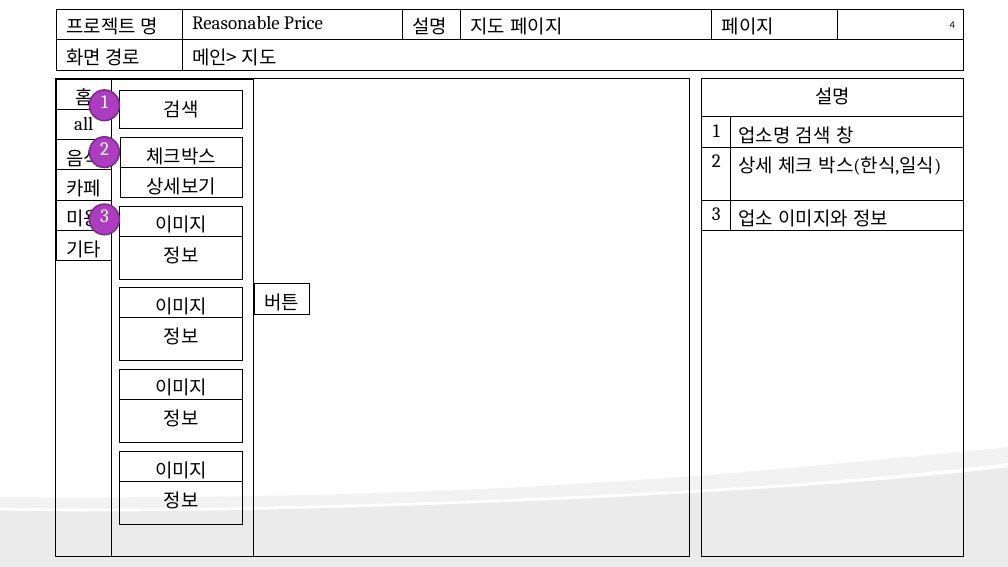
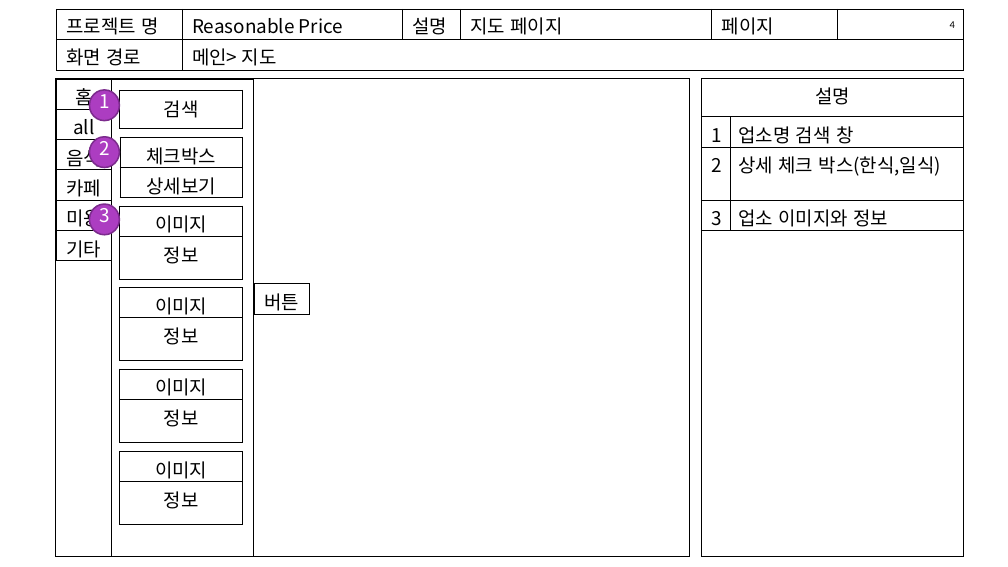
Before and after one commit to kjayvam/HTML, a slide deck: slide 6 of project/ppt/김영민_화면설계.pptx. Drawn at 1008x567 pixels with LibreOffice and Linux fonts; fonts in the diff are those of the drawing. Boxes give left, top, right and bottom in pixels: in the first picture for what was removed or moved away, otherwise in the second. Text is boxed around its words. In the diff, an @@ line names an element or a change of style, - is before the commit and + after.

```diff
--- a/project/ppt/김영민_화면설계.pptx
+++ b/project/ppt/김영민_화면설계.pptx
@@ table at bbox=[56, 9, 963, 322] @@
@@ font Cambria to Noto Sans CJK KR in "Reasonable Price" @@
@@ table at bbox=[56, 79, 111, 265] @@
@@ font Cambria to Noto Sans CJK KR @@
@@ table at bbox=[702, 116, 963, 235] @@
@@ font Cambria to Noto Sans CJK KR @@
@@ font Cambria to Noto Sans CJK KR in 3 elements at bbox=[89, 90, 119, 121], bbox=[89, 137, 119, 168], bbox=[89, 204, 119, 235] @@
@@ freeform shape removed at bbox=[0, 447, 1008, 567] @@
@@ freeform shape removed at bbox=[0, 468, 1008, 567] @@
@@ table at bbox=[119, 451, 242, 525] @@
@@ font Cambria to Noto Sans CJK KR @@
```
Also in this commit, not shown: 28 other slides changed, 11 other files.
